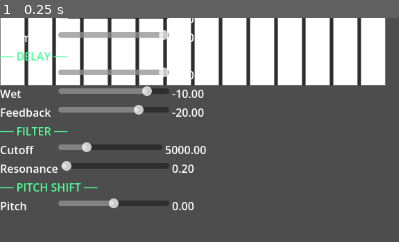
Above: before the commit, frame 1.
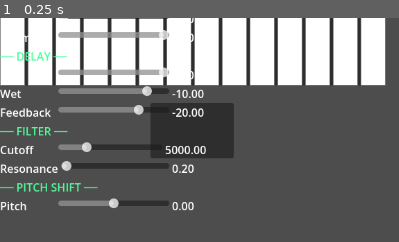
Above: after the commit, the same moment.

Repository: LucaBourke7/Creative-Coding-CA
Game: Godot game, scene res://main.tscn
The game is run twice, just before and just after one commit, with the same random seed, the same clock (stepped at 60 frames per second) and the same inputs.
Inputs:
- Up to frame 1 (0.25 s): no input
The pictures show only the part of the screen within x 0-50%, y 6-56%; the shares and areas given below are measured in that part.

The runs differ from the first frame. In frame 1, 4.5% of the frame differs, in the area x 37-59%, y 37-63%.

Commit message:
Add note name display label

Diff:
--- a/controller.gd
+++ b/controller.gd
@@ -20,7 +20,21 @@
 
 func _ready() -> void:
 	_build_piano()
+	_build_note_label()
 	$ModeTabs.tabs_visible = false
+
+func _build_note_label() -> void:
+	var bg := Panel.new()
+	bg.position = Vector2(217, 160)
+	bg.size = Vector2(120, 80)
+	add_child(bg)
+
+	_note_label = Label.new()
+	_note_label.text = ""
+	_note_label.position = Vector2(235, 150)
+	_note_label.add_theme_font_size_override("font_size", 64)
+	_note_label.add_theme_color_override("font_color", Color(0.2, 1.0, 0.6))
+	add_child(_note_label)
 
 func _build_piano() -> void:
 	if not piano_container:
@@ -81,6 +95,11 @@
 		btn.button_up.connect(_on_piano_key_up.bind(note))
 		piano_container.add_child(btn)
 
+func _get_note_name(note: int) -> String:
+	var note_name = NOTE_NAMES[note % 12]
+	var octave = (note / 12.0) - 1
+	return "%s%d" % [note_name, octave]
+
 func _unhandled_input(event: InputEvent) -> void:
 	if not event is InputEventKey:
 		return
@@ -91,13 +110,21 @@
 	if event.pressed and not event.echo:
 		if key not in _pressed_keys:
 			_pressed_keys[key] = true
+			if _note_label:
+				_note_label.text = _get_note_name(note)
 			emit_signal("note_on", note, 0.8)
 	elif not event.pressed:
 		_pressed_keys.erase(key)
+		if _pressed_keys.is_empty() and _note_label:
+			_note_label.text = ""
 		emit_signal("note_off", note)
 
 func _on_piano_key_down(note: int) -> void:
+	if _note_label:
+		_note_label.text = _get_note_name(note + _octave_offset * 12)
 	emit_signal("note_on", note + _octave_offset * 12, 0.9)
 
 func _on_piano_key_up(note: int) -> void:
+	if _note_label:
+		_note_label.text = ""
 	emit_signal("note_off", note + _octave_offset * 12)
